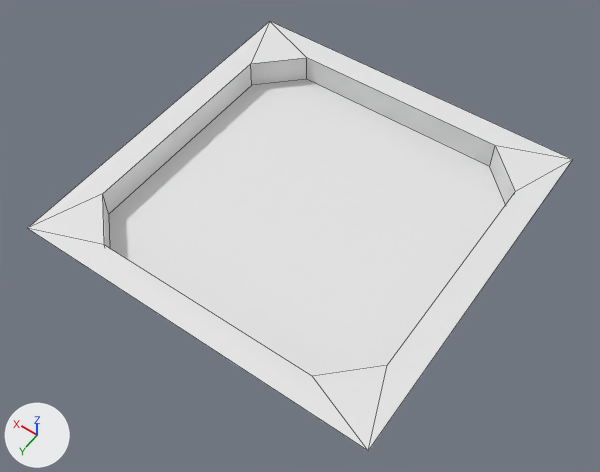
The Blender file Props/Room/Room.blend as it was, and as the next commit left it.
The view is the same before and after, from a 50 mm lens placed at (-6.35, 9.22, 12.88), pointed at (-0.06, 0.41, -0.97). The axes (+X, +Y, +Z) are drawn at lower left. The lights are the same throughout. Mesh edges are drawn as thin lines.

Objects in the first picture: 'Room'.
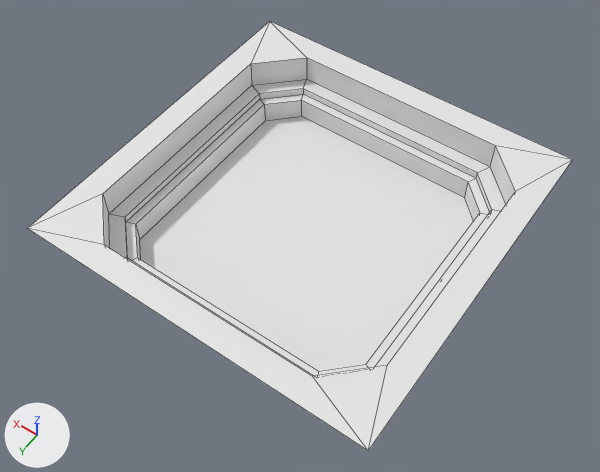
Boxes (x1, y1, x2, y2) around the edits, measured in the pictures (600 x 472 px):
part 1 of me_room, built on
    both: (109, 79, 505, 376)

Edits to the bpy script that builds the scene:
```text
Change me_room:
    used by ob_room; location = (0.0, 0.0, 0.0)
    remove me_room.from_pydata(...)  # 20 vertices, 17 faces; spans x -4.0..4.0, y -4.0..4.0, z -0.66..0.0
    add me_room.from_pydata(...)  # 52 vertices, 49 faces; spans x -4.0..4.0, y -4.0..4.0, z -1.36..0.0
    me_room part 1
    1 face is deleted
    16 vertices are added at x -3.09..3.09, y -3.09..3.09, z -1.36..-0.83
    8 new vertices lie (0.0, 0.0, 0.53) away from vertices in x -2.88..2.88, y -2.88..2.88, z -1.36
    8 new vertices lie (0.0, 0.0, 0.17) away from vertices in x -3.09..3.09, y -3.09..3.09, z -0.83
    33 new faces join them
```
